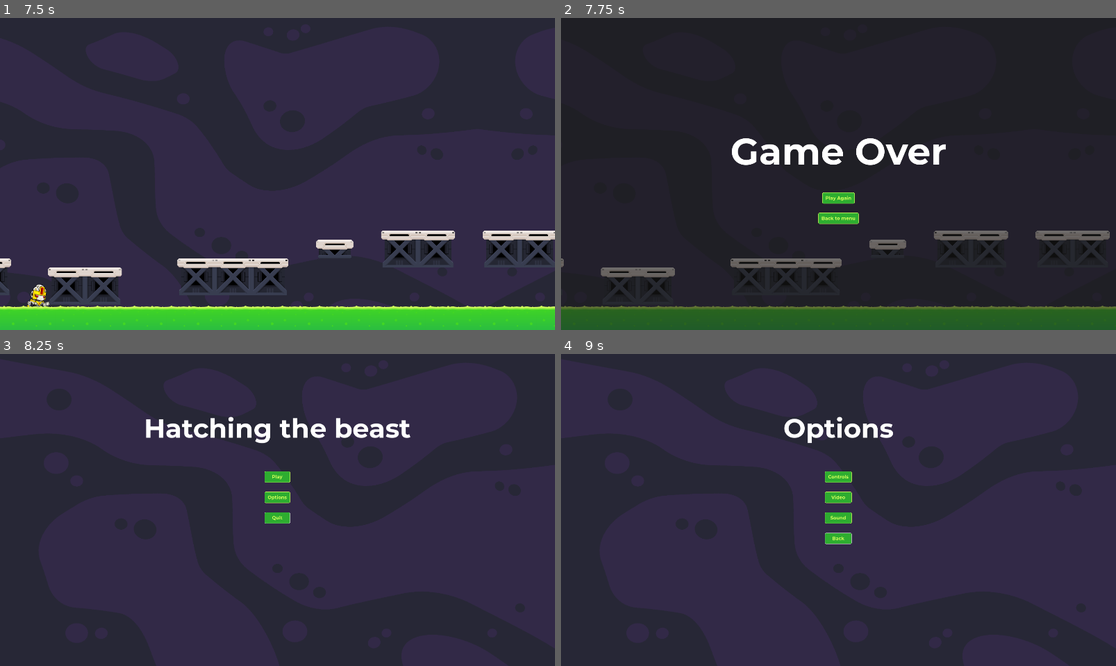
Above: before the commit, frames 1-4 (two rows, left to right).
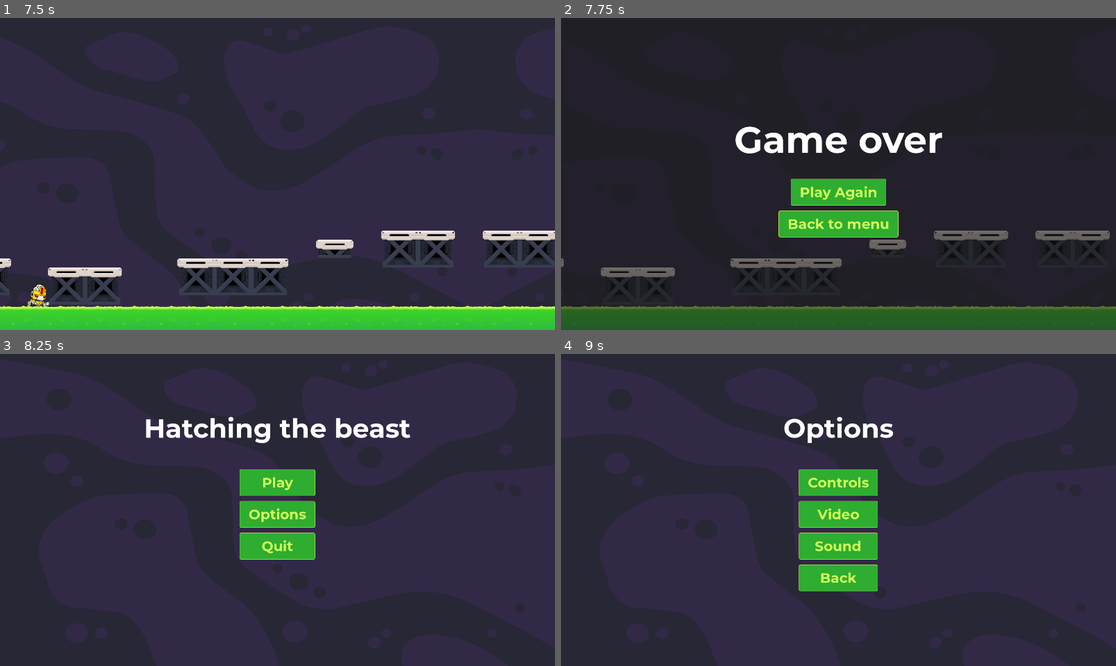
Above: after the commit, the same moments.

Repository: Boyquotes/videogame-1
Game: Godot game, scene res://Game.tscn
The game is run twice, just before and just after one commit, with the same random seed, the same clock (stepped at 60 frames per second) and the same inputs. The project has no main scene, so this scene is started directly.
Inputs:
- Up to frame 1 (7.5 s): tap J (jump) at 0.6, 0.77, 1.07, 1.35, 1.52, 1.82, 2.1, 2.85, 3.02, 3.32, 3.6, 3.77, 4.07, 4.35, 4.52, 4.82, 5.1, 5.85, 6.02, 6.32, 6.6, 6.77, 7.07, 7.35 s; tap Enter at 2.75 s
- Up to frame 2 (7.75 s): tap J (jump) at 7.52 s
- Up to frame 3 (8.25 s): tap J (jump) at 7.82 s; click "Back to menu" at 8 s
- Up to frame 4 (9 s): click "Options" at 8.75 s

Frame 1 is identical in both runs. In frame 2, 5.4% of the frame differs, in the area x 30-70%, y 34-71%; in frame 3, 3.3%; in frame 4, 4.6%.

Commit message:
Add navigation elements and refactor

Diff:
--- a/Game.gd
+++ b/Game.gd
@@ -45,7 +45,7 @@
 
 
 func finish_game() -> void:
-	ui_info.text = "Game Over"
+	ui_info.text = "Game over"
 	ui.show()
 	buttons.show()
 	set_all_processes(false)
@@ -131,7 +131,7 @@
 
 
 func _on_back_to_menu_pressed():
-	get_tree().change_scene_to_file("res://Menu.tscn")
+	get_tree().change_scene_to_file("res://MainMenu.tscn")
 
 
 func _on_retry_pressed():
--- a/Game.tscn
+++ b/Game.tscn
@@ -160,8 +160,8 @@
 [node name="Info" type="Label" parent="UI/PanelContainer/MainContainer"]
 layout_mode = 2
 theme_override_fonts/font = ExtResource("6_w68hv")
-theme_override_font_sizes/font_size = 128
-text = "Go!"
+theme_override_font_sizes/font_size = 256
+text = "3"
 horizontal_alignment = 1
 vertical_alignment = 1
 
@@ -170,7 +170,7 @@
 layout_mode = 2
 size_flags_horizontal = 4
 size_flags_vertical = 4
-theme_override_constants/separation = 47
+theme_override_constants/separation = 48
 alignment = 1
 
 [node name="Retry" type="Button" parent="UI/PanelContainer/MainContainer/Buttons"]
@@ -181,10 +181,11 @@
 theme_override_colors/font_hover_color = Color(0.815686, 0.996078, 0.356863, 1)
 theme_override_colors/font_hover_pressed_color = Color(0.815686, 0.996078, 0.356863, 1)
 theme_override_fonts/font = ExtResource("6_w68hv")
-theme_override_font_sizes/font_size = 16
+theme_override_font_sizes/font_size = 48
 theme_override_styles/normal = ExtResource("7_juhdt")
 theme_override_styles/hover = ExtResource("8_r3nul")
 theme_override_styles/pressed = ExtResource("9_32ox1")
+theme_override_styles/focus = ExtResource("7_juhdt")
 text = "Play Again"
 
 [node name="Back_to_menu" type="Button" parent="UI/PanelContainer/MainContainer/Buttons"]
@@ -195,10 +196,11 @@
 theme_override_colors/font_hover_color = Color(0.815686, 0.996078, 0.356863, 1)
 theme_override_colors/font_hover_pressed_color = Color(0.815686, 0.996078, 0.356863, 1)
 theme_override_fonts/font = ExtResource("6_w68hv")
-theme_override_font_sizes/font_size = 16
+theme_override_font_sizes/font_size = 48
 theme_override_styles/normal = ExtResource("7_juhdt")
 theme_override_styles/hover = ExtResource("8_r3nul")
 theme_override_styles/pressed = ExtResource("9_32ox1")
+theme_override_styles/focus = ExtResource("7_juhdt")
 text = "Back to menu"
 
 [connection signal="pressed" from="UI/PanelContainer/MainContainer/Buttons/Retry" to="." method="_on_retry_pressed"]
--- a/Main.gd
+++ b/Intro.gd
@@ -1,13 +1,17 @@
 extends Node2D
-
-var main_menu := preload("res://Menu.tscn")
 
 
 # Called when the node enters the scene tree for the first time.
 func _ready():
-	main_menu.instantiate()
+	pass
+	# get_tree().change_scene_to_file("res://Menu.tscn")
 
 
 # Called every frame. 'delta' is the elapsed time since the previous frame.
 func _process(delta):
 	pass
+
+
+
+func _on_skip_btn_pressed():
+	get_tree().change_scene_to_file("res://MainMenu.tscn")
--- /dev/null
+++ b/Intro.tscn
@@ -0,0 +1,97 @@
+[gd_scene load_steps=7 format=3 uid="uid://byvywjee0lofs"]
+
+[ext_resource type="Script" path="res://Intro.gd" id="1_0ggk2"]
+[ext_resource type="Texture2D" uid="uid://l3dl64wcegv8" path="res://Environment/space_background_2.png" id="1_68edo"]
+[ext_resource type="FontFile" uid="uid://c3lxv6oo3pwoc" path="res://UI/Fonts/Montserrat-Bold.ttf" id="2_o17a2"]
+[ext_resource type="StyleBox" uid="uid://2nq20mti46kp" path="res://UI/Buttons/ui_button_normal.tres" id="3_3klfc"]
+[ext_resource type="StyleBox" uid="uid://camvrosjal57l" path="res://UI/Buttons/ui_button _hover.tres" id="4_ujdyp"]
+[ext_resource type="StyleBox" uid="uid://badyjckl0f261" path="res://UI/Buttons/ui_button_pressed.tres" id="5_kkb88"]
+
+[node name="Intro" type="Node2D"]
+script = ExtResource("1_0ggk2")
+
+[node name="Sprite2D" type="Sprite2D" parent="."]
+texture = ExtResource("1_68edo")
+centered = false
+
+[node name="UI" type="Control" parent="."]
+layout_mode = 3
+anchors_preset = 0
+size_flags_horizontal = 3
+size_flags_vertical = 3
+
+[node name="BtnContainer" type="MarginContainer" parent="UI"]
+clip_contents = true
+layout_mode = 0
+offset_top = 3.0
+offset_right = 1925.0
+offset_bottom = 1076.0
+
+[node name="VBoxContainer" type="VBoxContainer" parent="UI/BtnContainer"]
+layout_mode = 2
+size_flags_horizontal = 4
+size_flags_vertical = 4
+theme_override_constants/separation = 92
+
+[node name="title" type="Label" parent="UI/BtnContainer/VBoxContainer"]
+layout_mode = 2
+size_flags_horizontal = 4
+size_flags_vertical = 0
+theme_override_fonts/font = ExtResource("2_o17a2")
+theme_override_font_sizes/font_size = 92
+text = "Hatching the beast"
+
+[node name="VBoxContainer" type="VBoxContainer" parent="UI/BtnContainer/VBoxContainer"]
+layout_mode = 2
+
+[node name="Header" type="Label" parent="UI/BtnContainer/VBoxContainer/VBoxContainer"]
+layout_mode = 2
+theme_override_colors/font_color = Color(0.92549, 0, 0.968627, 1)
+theme_override_fonts/font = ExtResource("2_o17a2")
+theme_override_font_sizes/font_size = 48
+text = "This first screen will display an intro"
+horizontal_alignment = 1
+vertical_alignment = 1
+
+[node name="paragraph 1" type="Label" parent="UI/BtnContainer/VBoxContainer/VBoxContainer"]
+layout_mode = 2
+theme_override_fonts/font = ExtResource("2_o17a2")
+theme_override_font_sizes/font_size = 36
+text = "Tell the game story to the player through an animation"
+horizontal_alignment = 1
+vertical_alignment = 1
+
+[node name="paragraph 2" type="Label" parent="UI/BtnContainer/VBoxContainer/VBoxContainer"]
+layout_mode = 2
+theme_override_fonts/font = ExtResource("2_o17a2")
+theme_override_font_sizes/font_size = 36
+text = "The animation will consist on images, subtitles and a music background."
+horizontal_alignment = 1
+vertical_alignment = 1
+
+[node name="paragraph 3" type="Label" parent="UI/BtnContainer/VBoxContainer/VBoxContainer"]
+layout_mode = 2
+theme_override_fonts/font = ExtResource("2_o17a2")
+theme_override_font_sizes/font_size = 36
+text = "The skip button will only appear if the player has already a saved game."
+horizontal_alignment = 1
+vertical_alignment = 1
+
+[node name="SkipBtn" type="Button" parent="UI/BtnContainer/VBoxContainer"]
+layout_mode = 2
+size_flags_horizontal = 4
+size_flags_vertical = 4
+theme_override_colors/font_color = Color(0.815686, 0.996078, 0.356863, 1)
+theme_override_colors/font_hover_color = Color(0.815686, 0.996078, 0.356863, 1)
+theme_override_colors/font_hover_pressed_color = Color(0.815686, 0.996078, 0.356863, 1)
+theme_override_fonts/font = ExtResource("2_o17a2")
+theme_override_font_sizes/font_size = 48
+theme_override_styles/normal = ExtResource("3_3klfc")
+theme_override_styles/hover = ExtResource("4_ujdyp")
+theme_override_styles/pressed = ExtResource("5_kkb88")
+theme_override_styles/focus = ExtResource("3_3klfc")
+text = "Skip"
+icon_alignment = 1
+expand_icon = true
+
+[connection signal="pressed" from="UI/BtnContainer/VBoxContainer/SkipBtn" to="." method="_on_skip_btn_pressed"]
--- a/Main.tscn
+++ /dev/null
@@ -1,6 +0,0 @@
-[gd_scene load_steps=2 format=3 uid="uid://mv0jkns5jao4"]
-
-[ext_resource type="Script" path="res://Main.gd" id="1_ejjy5"]
-
-[node name="Main" type="Node2D"]
-script = ExtResource("1_ejjy5")
--- a/Menu.tscn
+++ b/MainMenu.tscn
@@ -1,24 +1,23 @@
-[gd_scene load_steps=8 format=3 uid="uid://dn5717ljnik4i"]
+[gd_scene load_steps=7 format=3 uid="uid://ctiglyrp8lilc"]
 
-[ext_resource type="Script" path="res://Menu.gd" id="1_jgbor"]
-[ext_resource type="Texture2D" uid="uid://c076uxerpe6q0" path="res://Environment/space_background.png" id="2_aotj0"]
-[ext_resource type="FontFile" uid="uid://c3lxv6oo3pwoc" path="res://UI/Fonts/Montserrat-Bold.ttf" id="2_lhjl2"]
-[ext_resource type="StyleBox" uid="uid://2nq20mti46kp" path="res://UI/Buttons/ui_button_normal.tres" id="2_x07pd"]
-[ext_resource type="StyleBox" uid="uid://camvrosjal57l" path="res://UI/Buttons/ui_button _hover.tres" id="3_w6qq4"]
-[ext_resource type="StyleBox" uid="uid://badyjckl0f261" path="res://UI/Buttons/ui_button_pressed.tres" id="4_wno4s"]
-[ext_resource type="StyleBox" uid="uid://kphopn53gm57" path="res://UI/Buttons/ui_button.tres" id="6_t4l07"]
+[ext_resource type="Script" path="res://MainMenu.gd" id="1_rc4ts"]
+[ext_resource type="Texture2D" uid="uid://c076uxerpe6q0" path="res://Environment/space_background.png" id="2_4oa06"]
+[ext_resource type="FontFile" uid="uid://c3lxv6oo3pwoc" path="res://UI/Fonts/Montserrat-Bold.ttf" id="3_387wt"]
+[ext_resource type="StyleBox" uid="uid://2nq20mti46kp" path="res://UI/Buttons/ui_button_normal.tres" id="4_y8r2b"]
+[ext_resource type="StyleBox" uid="uid://camvrosjal57l" path="res://UI/Buttons/ui_button _hover.tres" id="5_ccptm"]
+[ext_resource type="StyleBox" uid="uid://badyjckl0f261" path="res://UI/Buttons/ui_button_pressed.tres" id="6_o0pes"]
 
-[node name="Menu" type="Control"]
+[node name="MainMenu" type="Control"]
 layout_mode = 3
 anchors_preset = 0
 offset_right = 1920.0
 offset_bottom = 1080.0
 size_flags_horizontal = 3
 size_flags_vertical = 3
-script = ExtResource("1_jgbor")
+script = ExtResource("1_rc4ts")
 
 [node name="Background" type="Sprite2D" parent="."]
-texture = ExtResource("2_aotj0")
+texture = ExtResource("2_4oa06")
 centered = false
 
 [node name="MarginContainer" type="MarginContainer" parent="."]
@@ -46,9 +45,9 @@
 layout_mode = 2
 size_flags_horizontal = 4
 
-[node name="Label" type="Label" parent="MarginContainer/MainContainer/Content/TitleContainer"]
+[node name="Header" type="Label" parent="MarginContainer/MainContainer/Content/TitleContainer"]
 layout_mode = 2
-theme_override_fonts/font = ExtResource("2_lhjl2")
+theme_override_fonts/font = ExtResource("3_387wt")
 theme_override_font_sizes/font_size = 92
 text = "Hatching the beast"
 
@@ -63,12 +62,12 @@
 theme_override_colors/font_color = Color(0.815686, 0.996078, 0.356863, 1)
 theme_override_colors/font_pressed_color = Color(0.815686, 0.996078, 0.356863, 1)
 theme_override_colors/font_hover_color = Color(0.815686, 0.996078, 0.356863, 1)
-theme_override_fonts/font = ExtResource("2_lhjl2")
-theme_override_font_sizes/font_size = 16
-theme_override_styles/normal = ExtResource("2_x07pd")
-theme_override_styles/hover = ExtResource("3_w6qq4")
-theme_override_styles/pressed = ExtResource("4_wno4s")
-theme_override_styles/focus = ExtResource("2_x07pd")
+theme_override_fonts/font = ExtResource("3_387wt")
+theme_override_font_sizes/font_size = 48
+theme_override_styles/normal = ExtResource("4_y8r2b")
+theme_override_styles/hover = ExtResource("5_ccptm")
+theme_override_styles/pressed = ExtResource("6_o0pes")
+theme_override_styles/focus = ExtResource("4_y8r2b")
 text = "Play"
 
 [node name="Options" type="Button" parent="MarginContainer/MainContainer/Content/ButtonsContainer"]
@@ -76,12 +75,12 @@
 theme_override_colors/font_color = Color(0.815686, 0.996078, 0.356863, 1)
 theme_override_colors/font_pressed_color = Color(0.815686, 0.996078, 0.356863, 1)
 theme_override_colors/font_hover_color = Color(0.815686, 0.996078, 0.356863, 1)
-theme_override_fonts/font = ExtResource("2_lhjl2")
-theme_override_font_sizes/font_size = 16
-theme_override_styles/normal = ExtResource("2_x07pd")
-theme_override_styles/hover = ExtResource("3_w6qq4")
-theme_override_styles/pressed = ExtResource("4_wno4s")
-theme_override_styles/focus = ExtResource("2_x07pd")
+theme_override_fonts/font = ExtResource("3_387wt")
+theme_override_font_sizes/font_size = 48
+theme_override_styles/normal = ExtResource("4_y8r2b")
+theme_override_styles/hover = ExtResource("5_ccptm")
+theme_override_styles/pressed = ExtResource("6_o0pes")
+theme_override_styles/focus = ExtResource("4_y8r2b")
 text = "Options"
 
 [node name="Quit" type="Button" parent="MarginContainer/MainContainer/Content/ButtonsContainer"]
@@ -90,12 +89,12 @@
 theme_override_colors/font_color = Color(0.815686, 0.996078, 0.356863, 1)
 theme_override_colors/font_pressed_color = Color(0.815686, 0.996078, 0.356863, 1)
 theme_override_colors/font_hover_color = Color(0.815686, 0.996078, 0.356863, 1)
-theme_override_fonts/font = ExtResource("2_lhjl2")
-theme_override_font_sizes/font_size = 16
-theme_override_styles/normal = ExtResource("6_t4l07")
-theme_override_styles/hover = ExtResource("3_w6qq4")
-theme_override_styles/pressed = ExtResource("4_wno4s")
-theme_override_styles/focus = ExtResource("2_x07pd")
+theme_override_fonts/font = ExtResource("3_387wt")
+theme_override_font_sizes/font_size = 48
+theme_override_styles/normal = ExtResource("4_y8r2b")
+theme_override_styles/hover = ExtResource("5_ccptm")
+theme_override_styles/pressed = ExtResource("6_o0pes")
+theme_override_styles/focus = ExtResource("4_y8r2b")
 text = "Quit"
 
 [connection signal="pressed" from="MarginContainer/MainContainer/Content/ButtonsContainer/Play" to="." method="_on_play_pressed"]
--- a/OptionsMenu.gd
+++ b/OptionsMenu.gd
@@ -3,4 +3,4 @@
 
 
 func _on_back_pressed():
-	get_tree().change_scene_to_file("res://Menu.tscn")
+	get_tree().change_scene_to_file("res://MainMenu.tscn")
--- a/OptionsMenu.tscn
+++ b/OptionsMenu.tscn
@@ -6,7 +6,6 @@
 [ext_resource type="StyleBox" uid="uid://2nq20mti46kp" path="res://UI/Buttons/ui_button_normal.tres" id="4_48e7a"]
 [ext_resource type="StyleBox" uid="uid://camvrosjal57l" path="res://UI/Buttons/ui_button _hover.tres" id="5_xfttk"]
 [ext_resource type="StyleBox" uid="uid://badyjckl0f261" path="res://UI/Buttons/ui_button_pressed.tres" id="6_fkkx2"]
-[ext_resource type="StyleBox" uid="uid://kphopn53gm57" path="res://UI/Buttons/ui_button.tres" id="7_3xq3k"]
 
 [node name="OptionsMenu" type="Control"]
 layout_mode = 3
@@ -64,7 +63,7 @@
 theme_override_colors/font_pressed_color = Color(0.815686, 0.996078, 0.356863, 1)
 theme_override_colors/font_hover_color = Color(0.815686, 0.996078, 0.356863, 1)
 theme_override_fonts/font = ExtResource("3_7xw7x")
-theme_override_font_sizes/font_size = 16
+theme_override_font_sizes/font_size = 48
 theme_override_styles/normal = ExtResource("4_48e7a")
 theme_override_styles/hover = ExtResource("5_xfttk")
 theme_override_styles/pressed = ExtResource("6_fkkx2")
@@ -77,7 +76,7 @@
 theme_override_colors/font_pressed_color = Color(0.815686, 0.996078, 0.356863, 1)
 theme_override_colors/font_hover_color = Color(0.815686, 0.996078, 0.356863, 1)
 theme_override_fonts/font = ExtResource("3_7xw7x")
-theme_override_font_sizes/font_size = 16
+theme_override_font_sizes/font_size = 48
 theme_override_styles/normal = ExtResource("4_48e7a")
 theme_override_styles/hover = ExtResource("5_xfttk")
 theme_override_styles/pressed = ExtResource("6_fkkx2")
@@ -90,7 +89,7 @@
 theme_override_colors/font_pressed_color = Color(0.815686, 0.996078, 0.356863, 1)
 theme_override_colors/font_hover_color = Color(0.815686, 0.996078, 0.356863, 1)
 theme_override_fonts/font = ExtResource("3_7xw7x")
-theme_override_font_sizes/font_size = 16
+theme_override_font_sizes/font_size = 48
 theme_override_styles/normal = ExtResource("4_48e7a")
 theme_override_styles/hover = ExtResource("5_xfttk")
 theme_override_styles/pressed = ExtResource("6_fkkx2")
@@ -104,8 +103,8 @@
 theme_override_colors/font_pressed_color = Color(0.815686, 0.996078, 0.356863, 1)
 theme_override_colors/font_hover_color = Color(0.815686, 0.996078, 0.356863, 1)
 theme_override_fonts/font = ExtResource("3_7xw7x")
-theme_override_font_sizes/font_size = 16
-theme_override_styles/normal = ExtResource("7_3xq3k")
+theme_override_font_sizes/font_size = 48
+theme_override_styles/normal = ExtResource("4_48e7a")
 theme_override_styles/hover = ExtResource("5_xfttk")
 theme_override_styles/pressed = ExtResource("6_fkkx2")
 theme_override_styles/focus = ExtResource("4_48e7a")
--- /dev/null
+++ b/Player/Player 2.gd
@@ -0,0 +1,25 @@
+extends RigidBody2D
+
+@onready var _animated_sprite = $AnimatedSprite2D
+@onready var _ground_raycast = $GroundRaycast
+
+var is_running: bool = false
+var is_grounded: bool = false
+var is_idle: bool = true
+
+func _ready():
+	_animated_sprite.play("idle")
+
+
+func _process(delta):
+	is_grounded = _ground_raycast.is_colliding()
+
+	if is_grounded:
+		is_running = true
+		_animated_sprite.play("run")
+	else:
+		_animated_sprite.play("jump")
+
+
+	if Input.is_action_just_pressed("jump") and is_grounded:
+		apply_impulse(Vector2(0, -400))
--- /dev/null
+++ b/Player/Player 2.tscn
@@ -0,0 +1,152 @@
+[gd_scene load_steps=32 format=3 uid="uid://cvqvmp7827aft"]
+
+[ext_resource type="Texture2D" uid="uid://dsaq7gm3crowe" path="res://Player/sprites/run/Run (1).png" id="1_3dc2g"]
+[ext_resource type="Script" path="res://Player/Player.gd" id="1_234pd"]
+[ext_resource type="Texture2D" uid="uid://ca3qwkvtb0yus" path="res://Player/sprites/jump/Jump (1).png" id="1_xiwlh"]
+[ext_resource type="Texture2D" uid="uid://daptpxd7dw2fw" path="res://Player/sprites/run/Run (2).png" id="2_f5a4n"]
+[ext_resource type="Texture2D" uid="uid://4re8gjguj623" path="res://Player/sprites/idle/Idle (1).png" id="2_msw0r"]
+[ext_resource type="Texture2D" uid="uid://ca0iqhvry34q3" path="res://Player/sprites/jump/Jump (2).png" id="2_rkrf1"]
+[ext_resource type="Texture2D" uid="uid://cdkbijddkfbwi" path="res://Player/sprites/idle/Idle (2).png" id="3_1iy3u"]
+[ext_resource type="Texture2D" uid="uid://6icxy7xm2bhu" path="res://Player/sprites/jump/Jump (3).png" id="3_4n0lk"]
+[ext_resource type="Texture2D" uid="uid://dfwuyoa02wrn1" path="res://Player/sprites/run/Run (3).png" id="3_qwxvq"]
+[ext_resource type="Texture2D" uid="uid://c35kabv1ssa4t" path="res://Player/sprites/run/Run (4).png" id="4_chwsr"]
+[ext_resource type="Texture2D" uid="uid://cligs3o82lyi1" path="res://Player/sprites/idle/Idle (3).png" id="4_gh0wr"]
+[ext_resource type="Texture2D" uid="uid://cx0saqbw7ffnd" path="res://Player/sprites/jump/Jump (4).png" id="4_om7gt"]
+[ext_resource type="Texture2D" uid="uid://dc2k3sehoef8" path="res://Player/sprites/run/Run (5).png" id="5_4v0u1"]
+[ext_resource type="Texture2D" uid="uid://cefep42lw83oa" path="res://Player/sprites/idle/Idle (4).png" id="5_ijdfr"]
+[ext_resource type="Texture2D" uid="uid://cqflkaddsvob" path="res://Player/sprites/jump/Jump (5).png" id="5_qytim"]
+[ext_resource type="Texture2D" uid="uid://c8gl5kvkj53wj" path="res://Player/sprites/run/Run (6).png" id="6_jk7ng"]
+[ext_resource type="Texture2D" uid="uid://di4fxd5nbqvsr" path="res://Player/sprites/idle/Idle (5).png" id="6_mx20v"]
+[ext_resource type="Texture2D" uid="uid://b6s5rqvc2japi" path="res://Player/sprites/jump/Jump (6).png" id="6_uohvm"]
+[ext_resource type="Texture2D" uid="uid://bv34yymgk4sol" path="res://Player/sprites/run/Run (7).png" id="7_0e1no"]
+[ext_resource type="Texture2D" uid="uid://y11kra5yn3wf" path="res://Player/sprites/jump/Jump (7).png" id="7_sryt4"]
+[ext_resource type="Texture2D" uid="uid://cy7hi1crwfre1" path="res://Player/sprites/idle/Idle (6).png" id="7_tmhuv"]
+[ext_resource type="Texture2D" uid="uid://b8inuehgtep0u" path="res://Player/sprites/jump/Jump (8).png" id="8_1fflt"]
+[ext_resource type="Texture2D" uid="uid://c7egwgf3s52x" path="res://Player/sprites/idle/Idle (7).png" id="8_4atny"]
+[ext_resource type="Texture2D" uid="uid://bebnjj0kdn1fk" path="res://Player/sprites/run/Run (8).png" id="8_vhgy5"]
+[ext_resource type="Texture2D" uid="uid://vsyk2dvsai3o" path="res://Player/sprites/idle/Idle (8).png" id="9_ky70w"]
+[ext_resource type="Texture2D" uid="uid://clectnudaqm4h" path="res://Player/sprites/jump/Jump (9).png" id="9_rchvn"]
+[ext_resource type="Texture2D" uid="uid://klgiksen73ma" path="res://Player/sprites/idle/Idle (9).png" id="10_qtmd0"]
+[ext_resource type="Texture2D" uid="uid://dpyjm3wrnptcj" path="res://Player/sprites/jump/Jump (10).png" id="10_si66l"]
+[ext_resource type="Texture2D" uid="uid://qmtaryy87xca" path="res://Player/sprites/idle/Idle (10).png" id="11_gqr7m"]
+
+[sub_resource type="SpriteFrames" id="SpriteFrames_uh5bm"]
+animations = [{
+"frames": [{
+"duration": 1.0,
+"texture": ExtResource("2_msw0r")
+}, {
+"duration": 1.0,
+"texture": ExtResource("3_1iy3u")
+}, {
+"duration": 1.0,
+"texture": ExtResource("4_gh0wr")
+}, {
+"duration": 1.0,
+"texture": ExtResource("5_ijdfr")
+}, {
+"duration": 1.0,
+"texture": ExtResource("6_mx20v")
+}, {
+"duration": 1.0,
+"texture": ExtResource("7_tmhuv")
+}, {
+"duration": 1.0,
+"texture": ExtResource("8_4atny")
+}, {
+"duration": 1.0,
+"texture": ExtResource("9_ky70w")
+}, {
+"duration": 1.0,
+"texture": ExtResource("10_qtmd0")
+}, {
+"duration": 1.0,
+"texture": ExtResource("11_gqr7m")
+}],
+"loop": true,
+"name": &"idle",
+"speed": 16.0
+}, {
+"frames": [{
+"duration": 1.0,
+"texture": ExtResource("1_xiwlh")
+}, {
+"duration": 1.0,
+"texture": ExtResource("2_rkrf1")
+}, {
+"duration": 1.0,
+"texture": ExtResource("3_4n0lk")
+}, {
+"duration": 1.0,
+"texture": ExtResource("4_om7gt")
+}, {
+"duration": 1.0,
+"texture": ExtResource("5_qytim")
+}, {
+"duration": 1.0,
+"texture": ExtResource("6_uohvm")
+}, {
+"duration": 1.0,
+"texture": ExtResource("7_sryt4")
+}, {
+"duration": 1.0,
+"texture": ExtResource("8_1fflt")
+}, {
+"duration": 1.0,
+"texture": ExtResource("9_rchvn")
+}, {
+"duration": 1.0,
+"texture": ExtResource("10_si66l")
+}],
+"loop": false,
+"name": &"jump",
+"speed": 16.0
+}, {
+"frames": [{
+"duration": 1.0,
+"texture": ExtResource("1_3dc2g")
+}, {
+"duration": 1.0,
+"texture": ExtResource("2_f5a4n")
+}, {
+"duration": 1.0,
+"texture": ExtResource("3_qwxvq")
+}, {
+"duration": 1.0,
+"texture": ExtResource("4_chwsr")
+}, {
+"duration": 1.0,
+"texture": ExtResource("5_4v0u1")
+}, {
+"duration": 1.0,
+"texture": ExtResource("6_jk7ng")
+}, {
+"duration": 1.0,
+"texture": ExtResource("7_0e1no")
+}, {
+"duration": 1.0,
+"texture": ExtResource("8_vhgy5")
+}],
+"loop": true,
+"name": &"run",
+"speed": 16.0
+}]
+
+[sub_resource type="RectangleShape2D" id="RectangleShape2D_tagd7"]
+size = Vector2(49, 117)
+
+[node name="Player" type="RigidBody2D"]
+lock_rotation = true
+script = ExtResource("1_234pd")
+
+[node name="AnimatedSprite2D" type="AnimatedSprite2D" parent="."]
+scale = Vector2(0.25, 0.25)
+sprite_frames = SubResource("SpriteFrames_uh5bm")
+animation = &"idle"
+
+[node name="CollisionShape2D" type="CollisionShape2D" parent="."]
+position = Vector2(-0.5, 5.5)
+shape = SubResource("RectangleShape2D_tagd7")
+
+[node name="GroundRaycast" type="RayCast2D" parent="."]
+position = Vector2(-16, 21)
--- a/UI/Buttons/ui_button _hover.tres
+++ b/UI/Buttons/ui_button _hover.tres
@@ -11,7 +11,7 @@
 corner_radius_top_right = 4
 corner_radius_bottom_right = 4
 corner_radius_bottom_left = 4
-expand_margin_left = 10.0
-expand_margin_top = 8.0
-expand_margin_right = 10.0
-expand_margin_bottom = 8.0
+expand_margin_left = 30.0
+expand_margin_top = 15.0
+expand_margin_right = 30.0
+expand_margin_bottom = 15.0
--- a/UI/Buttons/ui_button.tres
+++ /dev/null
@@ -1,16 +0,0 @@
-[gd_resource type="StyleBoxFlat" format=3 uid="uid://kphopn53gm57"]
-
-[resource]
-bg_color = Color(0.180392, 0.678431, 0.188235, 1)
-border_width_left = 1
-border_width_top = 1
-border_width_right = 1
-border_width_bottom = 1
-corner_radius_top_left = 4
-corner_radius_top_right = 4
-corner_radius_bottom_right = 4
-corner_radius_bottom_left = 4
-expand_margin_left = 10.0
-expand_margin_top = 8.0
-expand_margin_right = 10.0
-expand_margin_bottom = 8.0
--- a/UI/Buttons/ui_button_normal.tres
+++ b/UI/Buttons/ui_button_normal.tres
@@ -11,7 +11,7 @@
 corner_radius_top_right = 4
 corner_radius_bottom_right = 4
 corner_radius_bottom_left = 4
-expand_margin_left = 10.0
-expand_margin_top = 8.0
-expand_margin_right = 10.0
-expand_margin_bottom = 8.0
+expand_margin_left = 30.0
+expand_margin_top = 15.0
+expand_margin_right = 30.0
+expand_margin_bottom = 15.0
--- a/UI/Buttons/ui_button_pressed.tres
+++ b/UI/Buttons/ui_button_pressed.tres
@@ -11,7 +11,7 @@
 corner_radius_top_right = 4
 corner_radius_bottom_right = 4
 corner_radius_bottom_left = 4
-expand_margin_left = 10.0
-expand_margin_top = 8.0
-expand_margin_right = 10.0
-expand_margin_bottom = 8.0
+expand_margin_left = 30.0
+expand_margin_top = 15.0
+expand_margin_right = 30.0
+expand_margin_bottom = 15.0
Renamed: Menu.gd -> MainMenu.gd
Not shown: 1 places in OptionsMenu.tscn that only renumber resources
Not shown, added: .godot 2/editor/create_recent.Node
